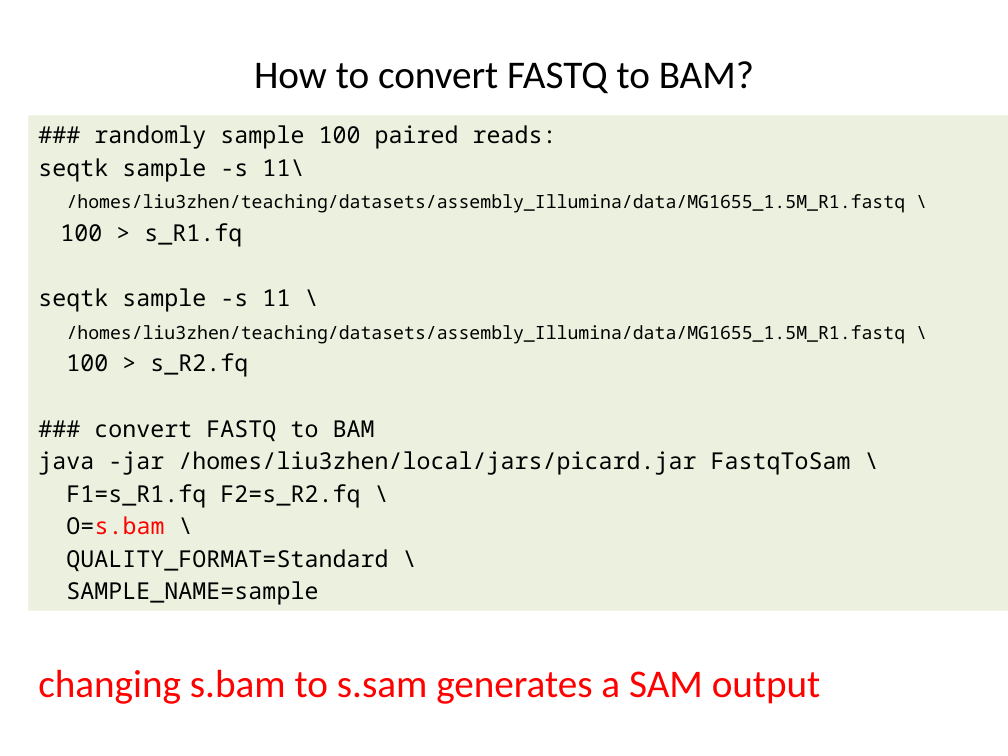
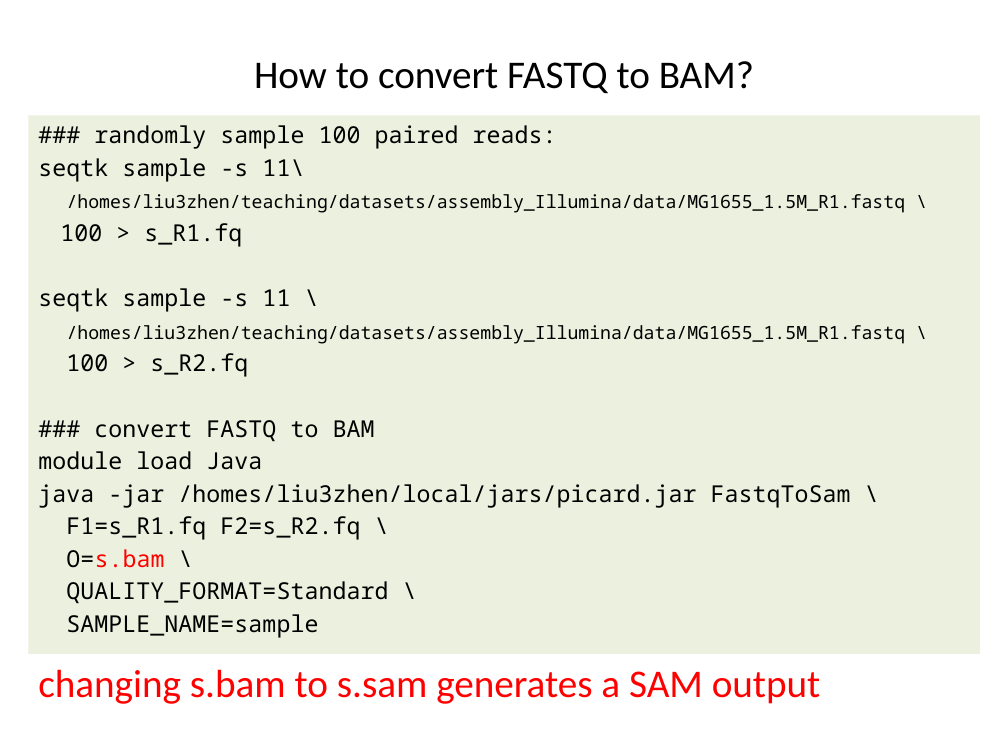
Before and after one commit to liu3zhenlab/teaching, a slide deck: slide 16 of PLPTH813Bioinformatis/2021/labs/lab10_assembly.pptx. Drawn at 1008x756 pixels with LibreOffice and Linux fonts; fonts in the diff are those of the drawing. Boxes give left, top, right and bottom in pixels: in the first picture for what was removed or moved away, otherwise in the second. Text is boxed around its words. In the diff, an @@ line names an element or a change of style, - is before the commit and + after.

```diff
--- a/PLPTH813Bioinformatis/2021/labs/lab10_assembly.pptx
+++ b/PLPTH813Bioinformatis/2021/labs/lab10_assembly.pptx
@@ text "### randomly sample 100 paired ..." resized from (x1=28, y1=116, x2=1008, y2=611) to (x1=28, y1=116, x2=980, y2=654) @@
@@ text at (x1=38, y1=451, x2=262, y2=470): paragraph added @@
+module load Java
```
Also in this commit, not shown: 7 other slides changed, 2 other files.
